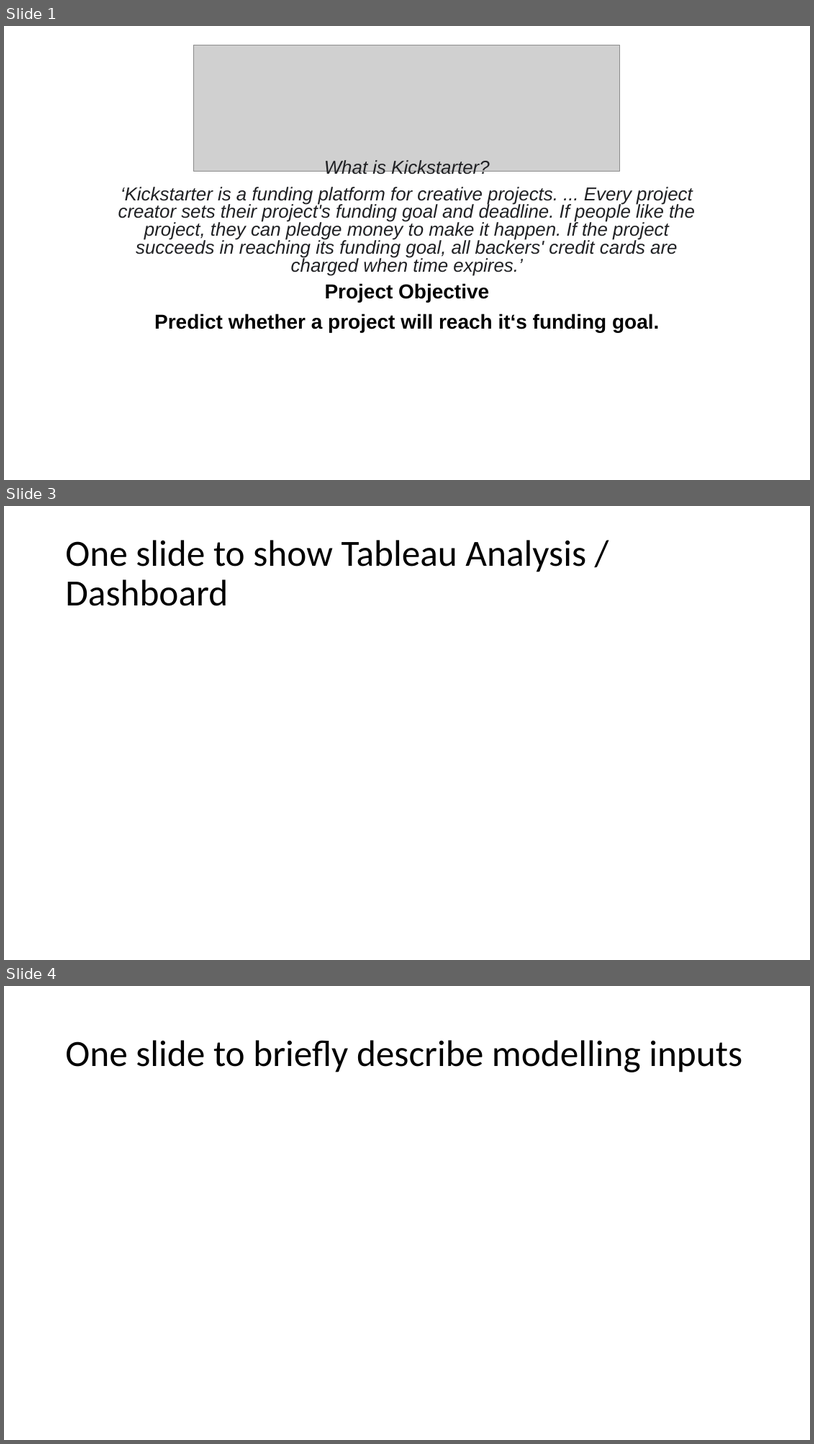
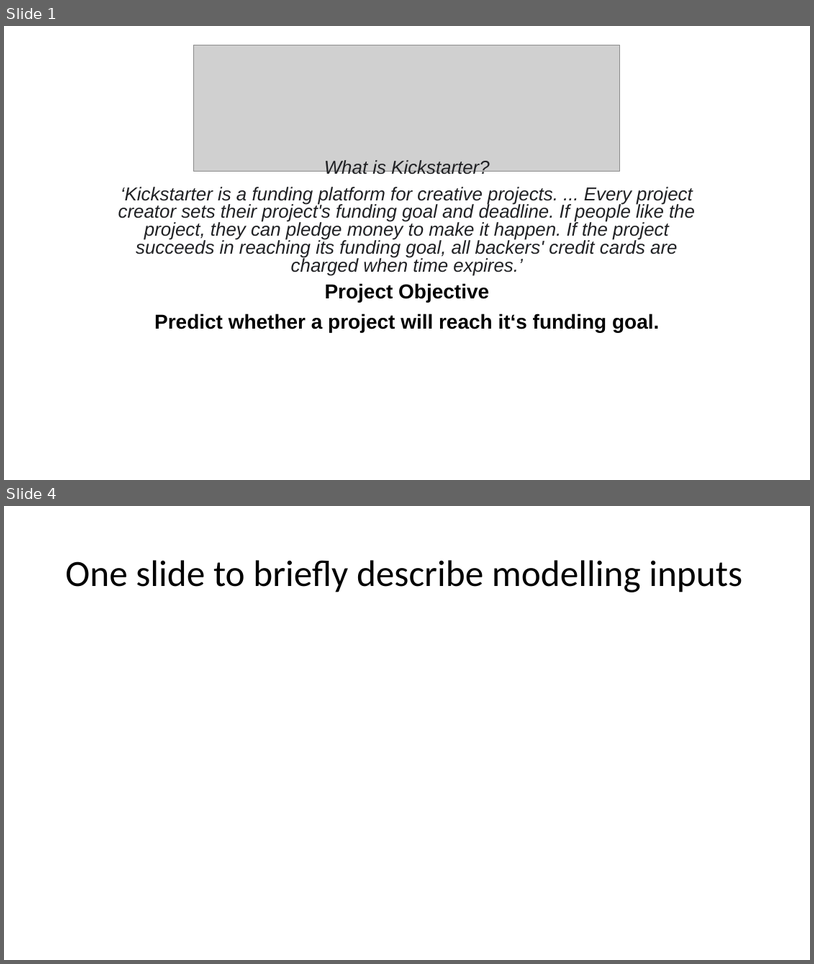
Before and after one commit to nicolerichter1989/kickstarter, a slide deck: kickstarter_presentation.pptx. Shown one above the other, each under a label of ours: slides 1, 3 and 4 before the commit, slides 1 and 4 after it; the slides between them are not shown. The pictures are 814x1444 and 814x964 pixels, drawn with LibreOffice and Linux fonts; fonts in the diff are those of the drawing; grey boxes stand for pictures. Boxes give left, top, right and bottom in pixels: in the first picture for what was removed or moved away, otherwise in the second. Text is boxed around its words. In the diff, an @@ line names an element or a change of style, - is before the commit and + after.

```diff
--- a/kickstarter_presentation.pptx
+++ b/kickstarter_presentation.pptx
@@ slide 3 removed at box(4, 506, 810, 960), background #FFFFFF @@
@@ title removed at box(65, 540, 586, 606) @@
-One slide to show Tableau Analysis / Dashboard
```
Also in this commit, not shown: 1 slide changed, 2 slides added, 2 other files.
